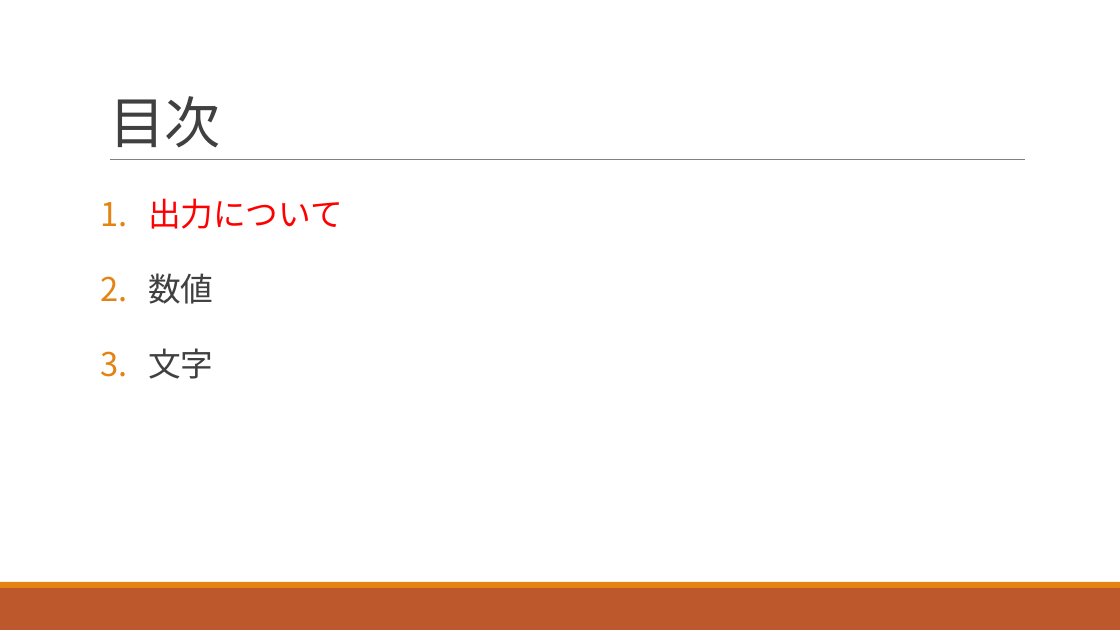
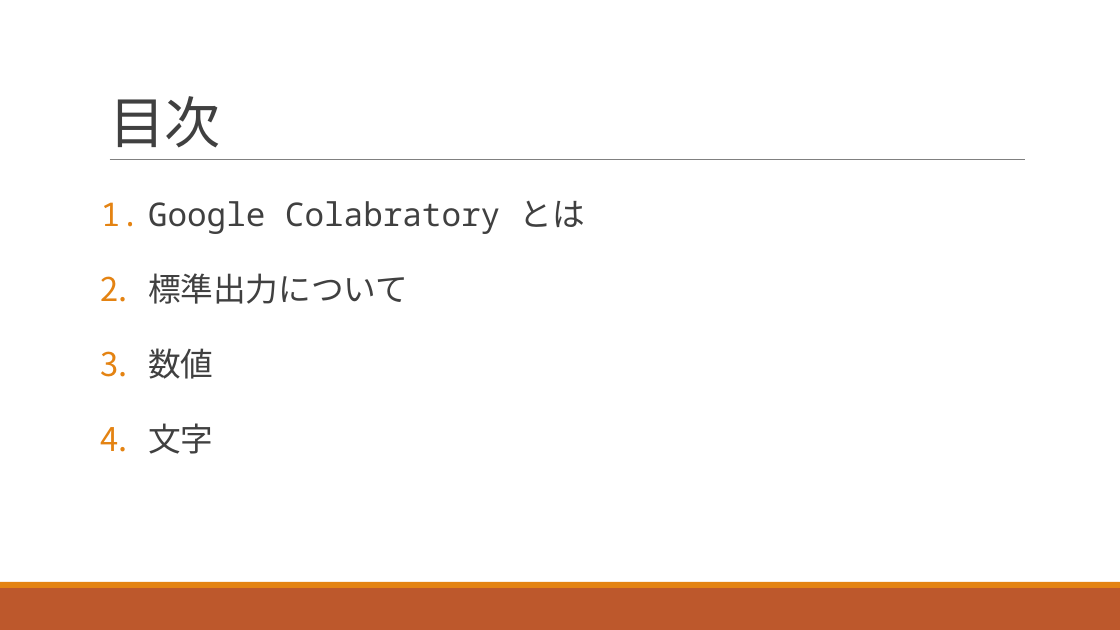
Before and after one commit to navy1634/Teach, a slide deck: slide 2 of 20230530/unit1.pptx. Drawn at 1120x630 pixels with LibreOffice and Linux fonts; fonts in the diff are those of the drawing. Boxes give left, top, right and bottom in pixels: in the first picture for what was removed or moved away, otherwise in the second. Text is boxed around its words. In the diff, an @@ line names an element or a change of style, - is before the commit and + after.

```diff
--- a/20230530/unit1.pptx
+++ b/20230530/unit1.pptx
@@ text at [148,201,585,304]: text changed; text colour #FF0000 to #404040 @@
-1. 出力について
+1. Google Colabratory とは
+2. 標準出力について
```
Also in this commit, not shown: 10 other slides changed, 15 slides added, 1 slide removed, 2 other files.
